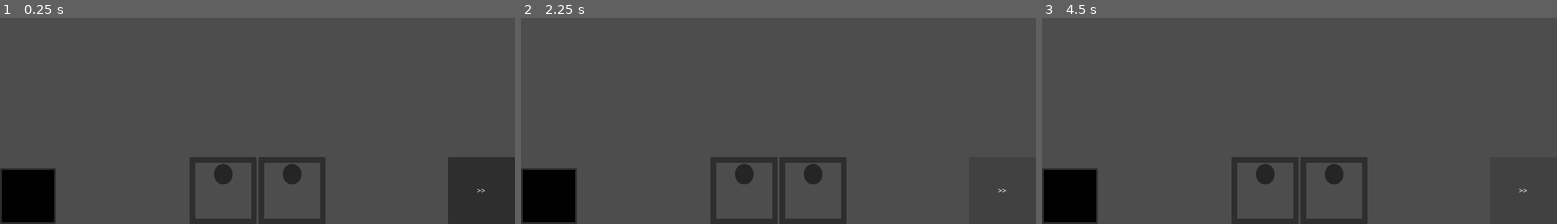
Above: before the commit, frames 1-3 (left to right).
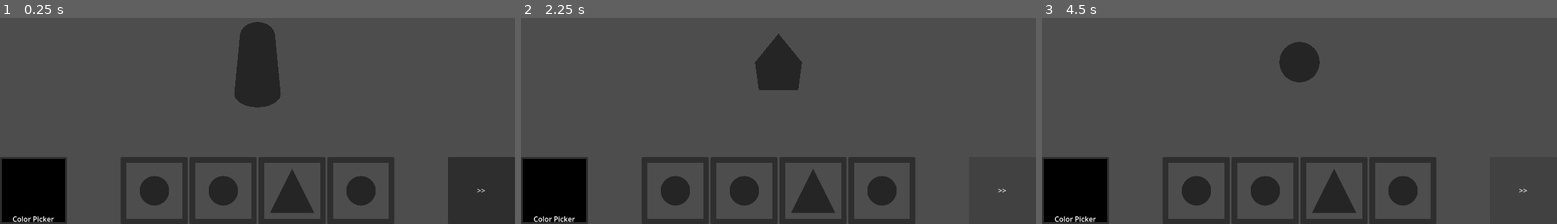
Above: after the commit, the same moments.

Repository: Xzaver/Bausparvertrag-GGJam-2026
Game: Godot game, scene res://game/UI_FrontEnd/ui_front_end_node.tscn
Two runs of this game, one before a commit and one after it. Both use one fixed random seed, a clock stepped at 60 frames per second and the inputs below. The project has no main scene, so this scene is started directly.
Inputs:
- Up to frame 1 (0.25 s): no input
- Up to frame 2 (2.25 s): click "Shape1" at 0.5 s; click "Shape1" at 1.25 s; click ">>" at 2 s
- Up to frame 3 (4.5 s): click "Shape1" at 2.75 s; click "Shape1" at 3.5 s; click ">>" at 4.25 s

The runs differ from the first frame. In frame 1, 10% of the frame differs, in the area x 0-77%, y 1-100%; in frame 2, 8.9%; in frame 3, 8.4%.

Commit message:
[UI] FrontEndNode 0.2.1 - Add Debug overwrite Shape on test node

Diff:
--- a/game/UI_FrontEnd/ui_front_end_node.tscn
+++ b/game/UI_FrontEnd/ui_front_end_node.tscn
@@ -7,7 +7,13 @@
 
 [sub_resource type="Environment" id="Environment_y2ony"]
 
-[node name="UI_FrontEnd_Node" type="Control" unique_id=1647626456 node_paths=PackedStringArray("color_picker", "next_button", "shape_buttons")]
+[sub_resource type="PrismMesh" id="PrismMesh_nbwjk"]
+
+[sub_resource type="BoxMesh" id="BoxMesh_h7x47"]
+
+[sub_resource type="CylinderMesh" id="CylinderMesh_nbwjk"]
+
+[node name="UI_FrontEnd_Node" type="Control" unique_id=1647626456 node_paths=PackedStringArray("color_picker", "next_button", "shape_buttons", "debug_mesh_container")]
 layout_mode = 3
 anchors_preset = 15
 anchor_right = 1.0
@@ -15,9 +21,10 @@
 grow_horizontal = 2
 grow_vertical = 2
 script = ExtResource("1_s0feo")
-color_picker = NodePath("Footer_Container/Left/ColorPickerButton")
+color_picker = NodePath("Footer_Container/Left/MarginContainer/ColorPickerButton")
 next_button = NodePath("Footer_Container/Right/NextStep")
-shape_buttons = [NodePath("Footer_Container/Footer_mid/Margi …(85 unchanged characters)… nContainer/HBoxContainer/Button_Shape2")]
+shape_buttons = [NodePath("Footer_Container/Footer_mid/Margi …(85 unchanged characters)… nContainer/HBoxContainer/Button_Shape2"), NodePath("Footer_Container/Footer_mid/MarginContainer/HBoxContainer/Button_Shape3"), NodePath("Footer_Container/Footer_mid/MarginContainer/HBoxContainer/Button_Shape4")]
+debug_mesh_container = NodePath("Node3D/MeshContainer")
 
 [node name="Header" type="MarginContainer" parent="." unique_id=594615917]
 layout_mode = 0
@@ -52,9 +59,22 @@
 size_flags_vertical = 4
 text = "Color"
 
-[node name="ColorPickerButton" type="ColorPickerButton" parent="Footer_Container/Left" unique_id=1982431631]
-custom_minimum_size = Vector2(125, 125)
-layout_mode = 2
+[node name="MarginContainer" type="MarginContainer" parent="Footer_Container/Left" unique_id=793515502]
+layout_mode = 2
+size_flags_horizontal = 3
+size_flags_vertical = 4
+
+[node name="ColorPickerButton" type="ColorPickerButton" parent="Footer_Container/Left/MarginContainer" unique_id=1982431631]
+custom_minimum_size = Vector2(150, 150)
+layout_mode = 2
+
+[node name="Label" type="Label" parent="Footer_Container/Left/MarginContainer" unique_id=1355693351]
+layout_mode = 2
+size_flags_horizontal = 4
+size_flags_vertical = 8
+text = "Color Picker"
+horizontal_alignment = 1
+vertical_alignment = 2
 
 [node name="Footer_mid" type="HBoxContainer" parent="Footer_Container" unique_id=1745171238]
 layout_mode = 2
@@ -109,6 +129,7 @@
 render_target_update_mode = 4
 
 [node name="Node3D" type="Node3D" parent="Footer_Container/Footer_mid/MarginContainer/HBoxContainer/Button_Shape1/SubViewportContainer/SubViewport" unique_id=1206232906]
+transform = Transform3D(1, 0, 0, 0, 1, 0, 0, 0, 1, 0, 10, 0)
 script = ExtResource("2_y2ony")
 
 [node name="Camera3D" type="Camera3D" parent="Footer_Container/Footer_mid/MarginContainer/HBoxContainer/Button_Shape1/SubViewportContainer/SubViewport/Node3D" unique_id=296809216]
@@ -125,10 +146,11 @@
 transform = Transform3D(1, 0, 0, 0, 1, 0, 0, 0, 1, 0, 0, -2)
 
 [node name="MeshInstance3D2" type="MeshInstance3D" parent="Footer_Container/Footer_mid/MarginContainer/HBoxContainer/Button_Shape1/SubViewportContainer/SubViewport/Node3D/MeshContainer" unique_id=616102387]
-transform = Transform3D(1, 0, 0, 0, 1, 0, 0, 0, 1, 0, 0.8543887, 0)
+transform = Transform3D(1, 0, 0, 0, 1, 0, 0, 0, 1, 0, 0, 0.6698841)
 mesh = ExtResource("4_h7x47")
 
 [node name="MeshInstance3D3" type="MeshInstance3D" parent="Footer_Container/Footer_mid/MarginContainer/HBoxContainer/Button_Shape1/SubViewportContainer/SubViewport/Node3D/MeshContainer" unique_id=1855977948]
+transform = Transform3D(1, 0, 0, 0, 1, 0, 0, 0, 1, 0, 0, 0.6698841)
 mesh = ExtResource("4_h7x47")
 
 [node name="Button_Shape2" type="Button" parent="Footer_Container/Footer_mid/MarginContainer/HBoxContainer" unique_id=1470730042 node_paths=PackedStringArray("mesh_container")]
@@ -161,6 +183,7 @@
 render_target_update_mode = 4
 
 [node name="Node3D" type="Node3D" parent="Footer_Container/Footer_mid/MarginContainer/HBoxContainer/Button_Shape2/SubViewportContainer/SubViewport" unique_id=2070364543]
+transform = Transform3D(1, 0, 0, 0, 1, 0, 0, 0, 1, 2, 10, 0)
 script = ExtResource("2_y2ony")
 
 [node name="Camera3D" type="Camera3D" parent="Footer_Container/Footer_mid/MarginContainer/HBoxContainer/Button_Shape2/SubViewportContainer/SubViewport/Node3D" unique_id=920580280]
@@ -177,11 +200,116 @@
 transform = Transform3D(1, 0, 0, 0, 1, 0, 0, 0, 1, 0, 0, -2)
 
 [node name="MeshInstance3D2" type="MeshInstance3D" parent="Footer_Container/Footer_mid/MarginContainer/HBoxContainer/Button_Shape2/SubViewportContainer/SubViewport/Node3D/MeshContainer" unique_id=1803677569]
-transform = Transform3D(1, 0, 0, 0, 1, 0, 0, 0, 1, 0, 0.8543887, 0)
+transform = Transform3D(1, 0, 0, 0, 1, 0, 0, 0, 1, 0, 0, 0.6698841)
 mesh = ExtResource("4_h7x47")
 
 [node name="MeshInstance3D3" type="MeshInstance3D" parent="Footer_Container/Footer_mid/MarginContainer/HBoxContainer/Button_Shape2/SubViewportContainer/SubViewport/Node3D/MeshContainer" unique_id=440177502]
-mesh = ExtResource("4_h7x47")
+transform = Transform3D(1, 0, 0, 0, 1, 0, 0, 0, 1, 0, 0, 0.6698841)
+mesh = ExtResource("4_h7x47")
+
+[node name="Button_Shape3" type="Button" parent="Footer_Container/Footer_mid/MarginContainer/HBoxContainer" unique_id=141927089 node_paths=PackedStringArray("mesh_container")]
+custom_minimum_size = Vector2(150, 150)
+layout_mode = 2
+size_flags_horizontal = 4
+size_flags_vertical = 4
+text = "Shape1"
+script = ExtResource("2_h7x47")
+mesh_container = NodePath("SubViewportContainer/SubViewport/Node3D/MeshContainer")
+
+[node name="SubViewportContainer" type="SubViewportContainer" parent="Footer_Container/Footer_mid/MarginContainer/HBoxContainer/Button_Shape3" unique_id=422581515]
+layout_mode = 1
+anchors_preset = 8
+anchor_left = 0.5
+anchor_top = 0.5
+anchor_right = 0.5
+anchor_bottom = 0.5
+offset_left = -62.5
+offset_top = -62.5
+offset_right = 62.5
+offset_bottom = 62.5
+grow_horizontal = 2
+grow_vertical = 2
+mouse_filter = 2
+
+[node name="SubViewport" type="SubViewport" parent="Footer_Container/Footer_mid/MarginContainer/HBoxContainer/Button_Shape3/SubViewportContainer" unique_id=2008004318]
+handle_input_locally = false
+size = Vector2i(125, 125)
+render_target_update_mode = 4
+
+[node name="Node3D" type="Node3D" parent="Footer_Container/Footer_mid/MarginContainer/HBoxContainer/Button_Shape3/SubViewportContainer/SubViewport" unique_id=1169962703]
+transform = Transform3D(1, 0, 0, 0, 1, 0, 0, 0, 1, 4, 10, 0)
+script = ExtResource("2_y2ony")
+
+[node name="Camera3D" type="Camera3D" parent="Footer_Container/Footer_mid/MarginContainer/HBoxContainer/Button_Shape3/SubViewportContainer/SubViewport/Node3D" unique_id=1761359771]
+
+[node name="WorldEnvironment" type="WorldEnvironment" parent="Footer_Container/Footer_mid/MarginContainer/HBoxContainer/Button_Shape3/SubViewportContainer/SubViewport/Node3D" unique_id=1174179211]
+environment = SubResource("Environment_y2ony")
+
+[node name="OmniLight3D" type="OmniLight3D" parent="Footer_Container/Footer_mid/MarginContainer/HBoxContainer/Button_Shape3/SubViewportContainer/SubViewport/Node3D" unique_id=587446526]
+light_color = Color(0.22446853, 0.99999994, 0.97581047, 1)
+light_energy = 0.0
+omni_range = 2.889
+
+[node name="MeshContainer" type="Node3D" parent="Footer_Container/Footer_mid/MarginContainer/HBoxContainer/Button_Shape3/SubViewportContainer/SubViewport/Node3D" unique_id=349850287]
+transform = Transform3D(1, 0, 0, 0, 1, 0, 0, 0, 1, 0, 0, -2)
+
+[node name="MeshInstance3D3" type="MeshInstance3D" parent="Footer_Container/Footer_mid/MarginContainer/HBoxContainer/Button_Shape3/SubViewportContainer/SubViewport/Node3D/MeshContainer" unique_id=295146259]
+transform = Transform3D(1, 0, 0, 0, 1, 0, 0, 0, 1, 0, 0, 0.6698841)
+mesh = SubResource("PrismMesh_nbwjk")
+
+[node name="Button_Shape4" type="Button" parent="Footer_Container/Footer_mid/MarginContainer/HBoxContainer" unique_id=1772809908 node_paths=PackedStringArray("mesh_container")]
+custom_minimum_size = Vector2(150, 150)
+layout_mode = 2
+size_flags_horizontal = 4
+size_flags_vertical = 4
+text = "Shape1"
+script = ExtResource("2_h7x47")
+mesh_container = NodePath("SubViewportContainer/SubViewport/Node3D/MeshContainer")
+
+[node name="SubViewportContainer" type="SubViewportContainer" parent="Footer_Container/Footer_mid/MarginContainer/HBoxContainer/Button_Shape4" unique_id=1047993432]
+layout_mode = 1
+anchors_preset = 8
+anchor_left = 0.5
+anchor_top = 0.5
+anchor_right = 0.5
+anchor_bottom = 0.5
+offset_left = -62.5
+offset_top = -62.5
+offset_right = 62.5
+offset_bottom = 62.5
+grow_horizontal = 2
+grow_vertical = 2
+mouse_filter = 2
+
+[node name="SubViewport" type="SubViewport" parent="Footer_Container/Footer_mid/MarginContainer/HBoxContainer/Button_Shape4/SubViewportContainer" unique_id=659446467]
+handle_input_locally = false
+size = Vector2i(125, 125)
+render_target_update_mode = 4
+
+[node name="Node3D" type="Node3D" parent="Footer_Container/Footer_mid/MarginContainer/HBoxContainer/Button_Shape4/SubViewportContainer/SubViewport" unique_id=95885933]
+transform = Transform3D(1, 0, 0, 0, 1, 0, 0, 0, 1, 6, 10, 0)
+script = ExtResource("2_y2ony")
+
+[node name="Camera3D" type="Camera3D" parent="Footer_Container/Footer_mid/MarginContainer/HBoxContainer/Button_Shape4/SubViewportContainer/SubViewport/Node3D" unique_id=1561208714]
+
+[node name="WorldEnvironment" type="WorldEnvironment" parent="Footer_Container/Footer_mid/MarginContainer/HBoxContainer/Button_Shape4/SubViewportContainer/SubViewport/Node3D" unique_id=1982747411]
+environment = SubResource("Environment_y2ony")
+
+[node name="OmniLight3D" type="OmniLight3D" parent="Footer_Container/Footer_mid/MarginContainer/HBoxContainer/Button_Shape4/SubViewportContainer/SubViewport/Node3D" unique_id=834151104]
+light_color = Color(0.22446853, 0.99999994, 0.97581047, 1)
+light_energy = 0.0
+omni_range = 2.889
+
+[node name="MeshContainer" type="Node3D" parent="Footer_Container/Footer_mid/MarginContainer/HBoxContainer/Button_Shape4/SubViewportContainer/SubViewport/Node3D" unique_id=339924892]
+transform = Transform3D(1, 0, 0, 0, 1, 0, 0, 0, 1, 0, 0, -2)
+
+[node name="MeshInstance3D2" type="MeshInstance3D" parent="Footer_Container/Footer_mid/MarginContainer/HBoxContainer/Button_Shape4/SubViewportContainer/SubViewport/Node3D/MeshContainer" unique_id=1132796076]
+transform = Transform3D(1, 0, 0, 0, 1, 0, 0, 0, 1, 0, 0, 0.6698841)
+mesh = ExtResource("4_h7x47")
+
+[node name="MeshInstance3D3" type="MeshInstance3D" parent="Footer_Container/Footer_mid/MarginContainer/HBoxContainer/Button_Shape4/SubViewportContainer/SubViewport/Node3D/MeshContainer" unique_id=1545226448]
+transform = Transform3D(1, 0, 0, 0, 1, 0, 0, 0, 1, 0, 0, 0.6698841)
+mesh = SubResource("BoxMesh_h7x47")
 
 [node name="ScrollRight" type="Button" parent="Footer_Container/Footer_mid/MarginContainer/HBoxContainer" unique_id=243392702]
 visible = false
@@ -202,3 +330,23 @@
 size_flags_horizontal = 4
 size_flags_vertical = 4
 text = ">>"
+
+[node name="Node3D" type="Node3D" parent="." unique_id=226628662]
+script = ExtResource("2_y2ony")
+
+[node name="Camera3D" type="Camera3D" parent="Node3D" unique_id=1749789434]
+
+[node name="WorldEnvironment" type="WorldEnvironment" parent="Node3D" unique_id=1953639537]
+environment = SubResource("Environment_y2ony")
+
+[node name="OmniLight3D" type="OmniLight3D" parent="Node3D" unique_id=198268080]
+light_color = Color(0.22446853, 0.99999994, 0.97581047, 1)
+light_energy = 0.0
+omni_range = 2.889
+
+[node name="MeshContainer" type="Node3D" parent="Node3D" unique_id=632318404]
+transform = Transform3D(1, 0, 0, 0, 0.7677582, 0.6407397, 0, -0.6407397, 0.7677582, 0, 0, -5.2321515)
+
+[node name="MeshInstance3D2" type="MeshInstance3D" parent="Node3D/MeshContainer" unique_id=384707235]
+transform = Transform3D(1, 0, 0, 0, 1, 0, 0, 0, 1, 0, 0, 0.6698841)
+mesh = SubResource("CylinderMesh_nbwjk")
--- a/game/UI_FrontEnd/ui_frontend_manager.gd
+++ b/game/UI_FrontEnd/ui_frontend_manager.gd
@@ -25,9 +25,14 @@
 @export var next_button: Button
 @export var shape_buttons: Array[ShapeButton]
 
+@export var debug_mesh_container: Node3D
+
+
 
 var button_mesh_slots: Dictionary[int, Node3D] = {}
 
+
+var active_shape_index: int = -1
 
 
 # ==================================================
@@ -53,9 +58,6 @@
 	if color_picker:
 		color_picker.color_changed.connect(_on_color_changed)
 
-	debug_print_shape_meshes()
-
-
 
 
 
@@ -73,17 +75,23 @@
 
 
 func _on_shape_button_clicked(index: int) -> void:
+	active_shape_index = index
+
 	if DEBUG_SIGNALS:
 		print("[UI][SIGNAL] shape_selected | index =", index)
 
 	emit_signal("shape_selected", index)
 
 
+
 func _on_next_button_clicked() -> void:
 	if DEBUG_SIGNALS:
 		print("[UI][SIGNAL] next_requested")
 
+	apply_active_shape_to_debug_container()
 	emit_signal("next_requested")
+
+
 
 
 # ==================================================
@@ -124,21 +132,33 @@
 
 
 
+func apply_active_shape_to_debug_container() -> void:
+	if debug_mesh_container == null:
+		push_warning("[UI][DEBUG] debug_mesh_container IS NULL")
+		return
 
-# ==================================================
-# MESH
-# ==================================================
+	if active_shape_index < 0 or active_shape_index >= shape_buttons.size():
+		push_warning("[UI][DEBUG] No active shape selected")
+		return
 
-func debug_print_shape_meshes() -> void:
-	print("===== DEBUG: ShapeButton Mesh Names =====")
+	var source_container := shape_buttons[active_shape_index].mesh_container
+	if source_container == null:
+		push_warning("[UI][DEBUG] Active Shape has no mesh_container")
+		return
 
-	for i in range(shape_buttons.size()):
-		var button := shape_buttons[i]
-		if button == null or button.mesh_container == null:
-			continue
+	# Alte Inhalte löschen
+	for child in debug_mesh_container.get_children():
+		child.queue_free()
 
-		for child in button.mesh_container.get_children():
-			if child is MeshInstance3D:
-				print("Button", i, "→ Mesh:", child.name)
+	# Meshes kopieren
+	for child in source_container.get_children():
+		if child is MeshInstance3D:
+			var clone := child.duplicate() as MeshInstance3D
+			debug_mesh_container.add_child(clone)
 
-	print("===== END DEBUG =====")
+	if DEBUG_SIGNALS:
+		print(
+			"[UI][DEBUG] Applied shape",
+			active_shape_index,
+			"to debug_mesh_container"
+		)
